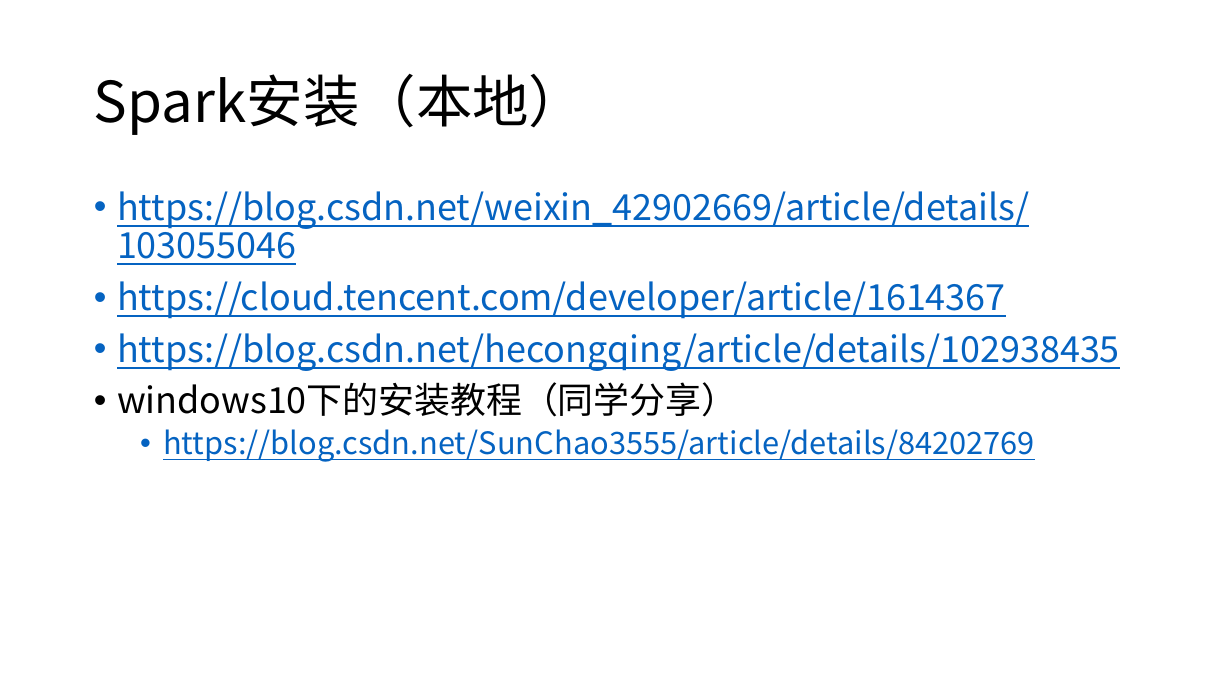
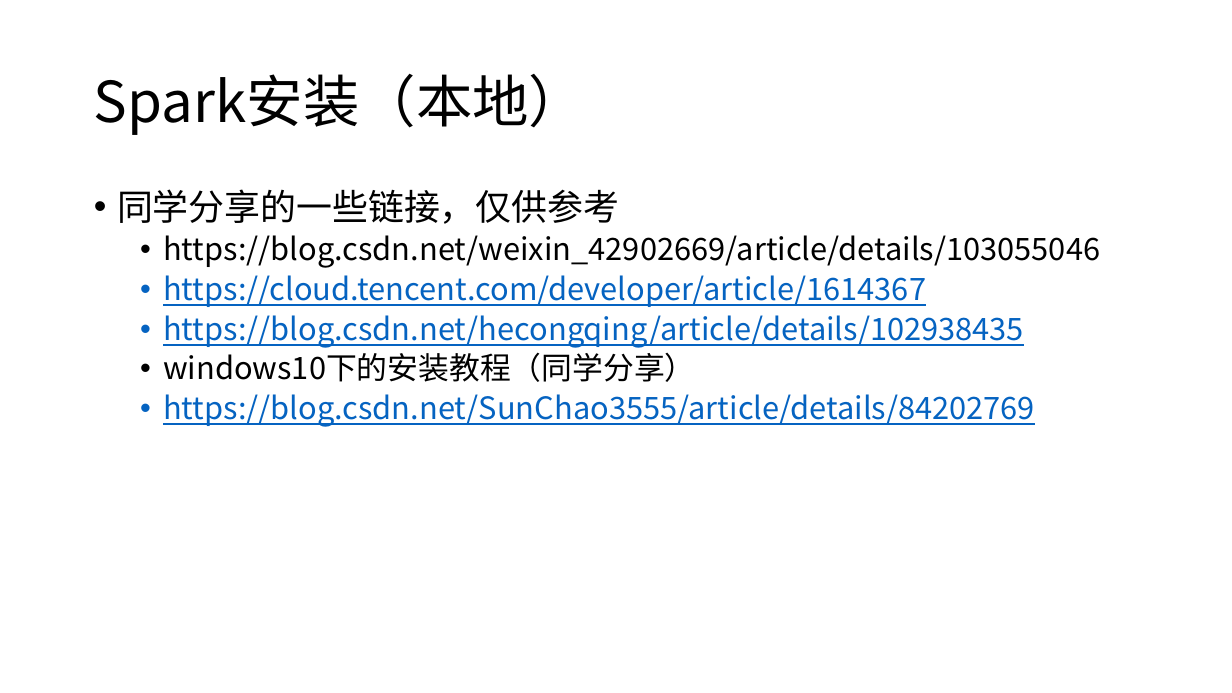
Before and after one commit to yishuai/spark, a slide deck: slide 3 of lab/ppt/1-env.pptx (slide 2 before the commit). Drawn at 1232x693 pixels with LibreOffice and Linux fonts; fonts in the diff are those of the drawing. Boxes give left, top, right and bottom in pixels: in the first picture for what was removed or moved away, otherwise in the second. Text is boxed around its words. In the diff, an @@ line names an element or a change of style, - is before the commit and + after.

```diff
--- a/lab/ppt/1-env.pptx
+++ b/lab/ppt/1-env.pptx
@@ text at (117,189,619,224): paragraph added @@
+• 同学分享的一些链接，仅供参考
@@ text at (163,235,1100,382): size 28 to 24 pt in "https://blog.csdn.net/weixin_42902669/article/details/103055 ...", "https://cloud.tencent.com/developer/article/1614367", "https://blog.csdn.net/hecongqing/article/details/102938435", "windows10下的安装教程（同学分享）"; text colour #0563C1 to #000000, underline off in "https://blog.csdn.net/weixin_42902669/article/details/103055 ..."; list level 1 to 2 in "https://blog.csdn.net/weixin_42902669/article/details/103055 ..."; list level 1 to 2 in "https://cloud.tencent.com/developer/article/1614367"; list level 1 to 2 in "https://blog.csdn.net/hecongqing/article/details/102938435"; list level 1 to 2 in "windows10下的安装教程（同学分享）" @@
```
Also in this commit, not shown: 1 other slide changed, 1 slide added, 12 slides removed, 5 other files.
